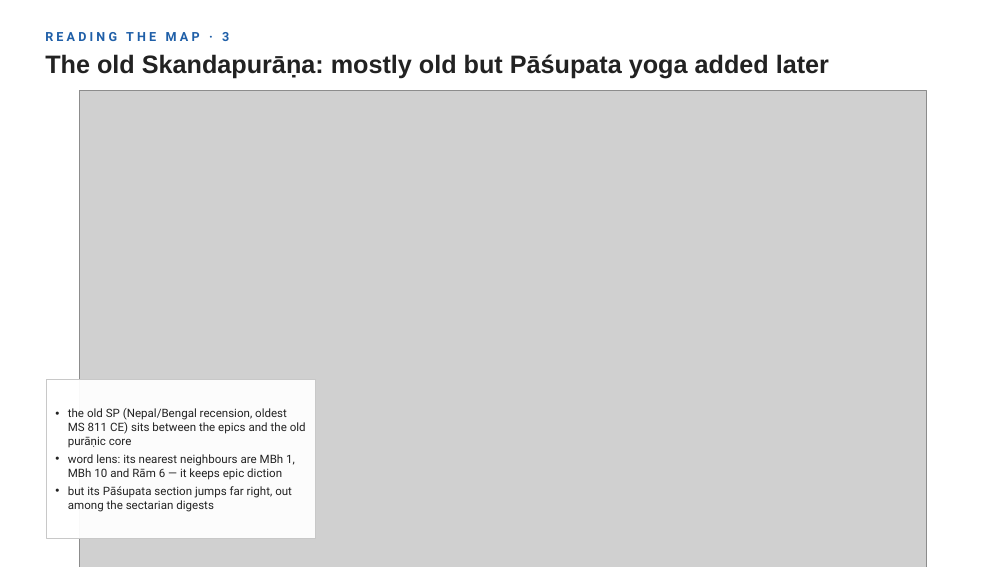
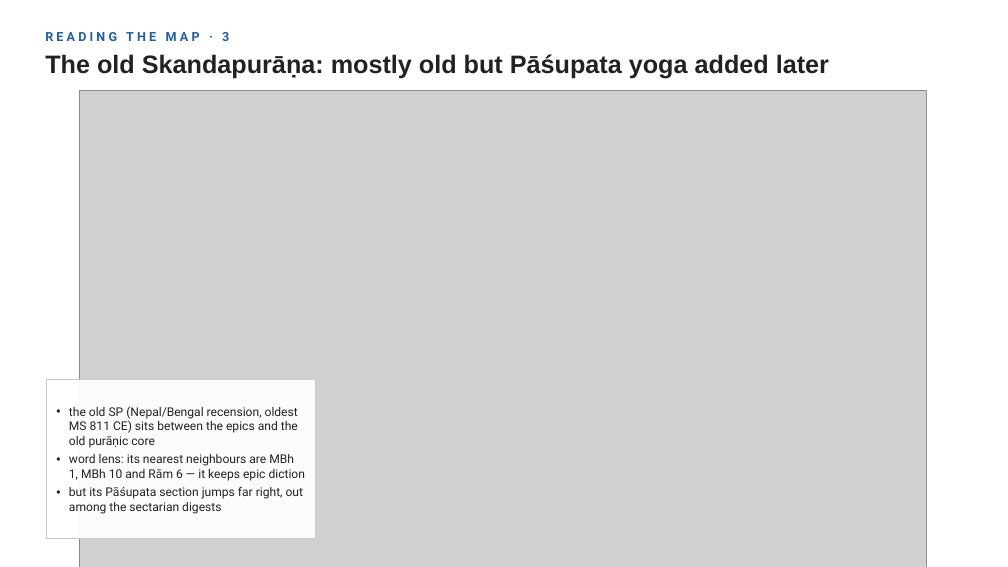
Before and after one commit to kengoharimoto/stylometry-experiments, a slide deck: slide 12 of materials/presentation_2026/chronology_stratification.pptx. Drawn at 1008x567 pixels with LibreOffice and Linux fonts; fonts in the diff are those of the drawing; grey boxes stand for pictures. Boxes give left, top, right and bottom in pixels: in the first picture for what was removed or moved away, otherwise in the second. Text is boxed around its words. In the diff, an @@ line names an element or a change of style, - is before the commit and + after.

```diff
--- a/materials/presentation_2026/chronology_stratification.pptx
+++ b/materials/presentation_2026/chronology_stratification.pptx
@@ text "the old SP (Nepal/Bengal recension, ..." at (x1=69, y1=406, x2=306, y2=514): size 11 to 11.5 pt @@
```
Also in this commit, not shown: 14 other slides changed, 1 other file.
